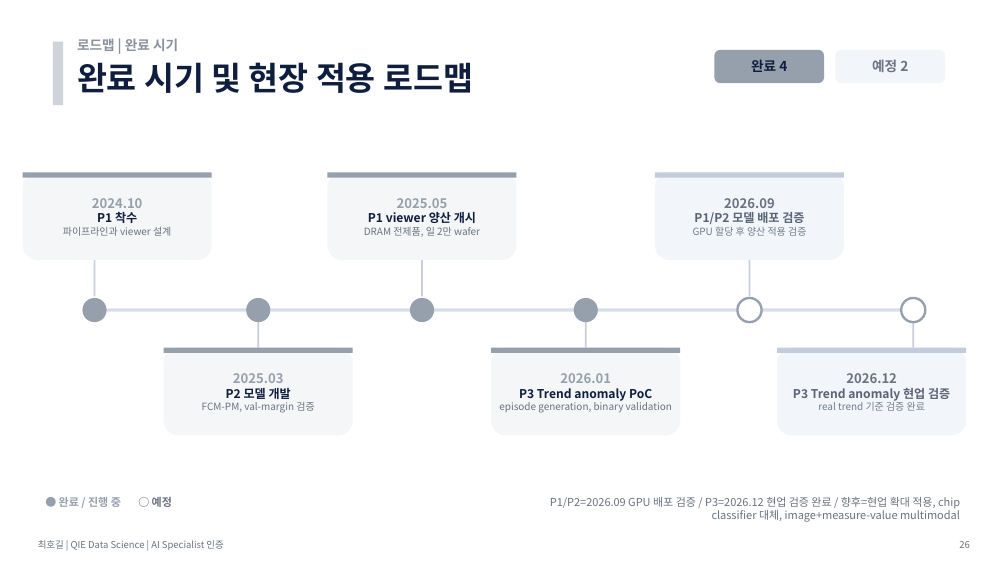
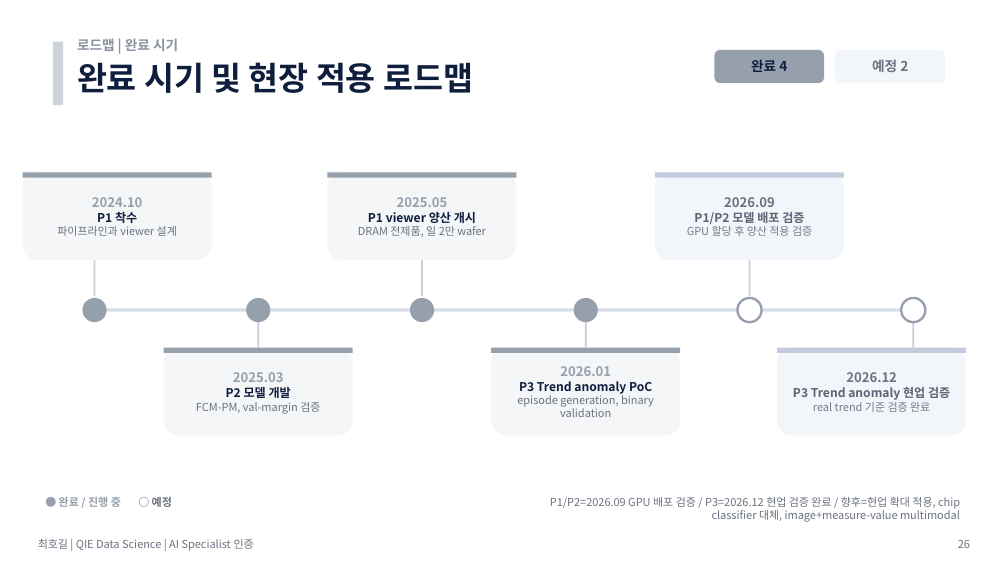
Before and after one commit to hogil/fbm_paper, a slide deck: slide 26 of recommendation/presentation/'26년 AI Specialist 면점 심사 자료_메모리사업부_최호길.pptx. Drawn at 1008x567 pixels with LibreOffice and Linux fonts; fonts in the diff are those of the drawing. Boxes give left, top, right and bottom in pixels: in the first picture for what was removed or moved away, otherwise in the second. Text is boxed around its words. In the diff, an @@ line names an element or a change of style, - is before the commit and + after.

Commit message:
Deduplicate AI specialist deck metrics

```diff
--- a/recommendation/presentation/'26년 AI Specialist 면점 심사 자료_메모리사업부_최호길.pptx
+++ b/recommendation/presentation/'26년 AI Specialist 면점 심사 자료_메모리사업부_최호길.pptx
@@ text at bbox=[57, 226, 177, 236]: size 9.5 to 10.5 pt in "파이프라인과 viewer 설계" @@
@@ text at bbox=[358, 226, 486, 237]: size 9.5 to 10.5 pt in "DRAM 전제품, 일 2만 wafer" @@
@@ text at bbox=[687, 226, 812, 236]: size 9.5 to 10.5 pt in "GPU 할당 후 양산 적용 검증" @@
@@ text at bbox=[196, 402, 320, 414]: size 9.5 to 10.5 pt in "FCM-PM, val-margin 검증" @@
@@ text at bbox=[517, 393, 654, 417]: size 9.5 to 10.5 pt in "episode generation, binary validation" @@
@@ text at bbox=[813, 399, 930, 412]: size 9.5 to 10.5 pt in "real trend 기준 검증 완료" @@
@@ text "최호길 | QIE Data Science ..." at bbox=[38, 539, 254, 551]: size 9 to 10.5 pt @@
@@ text "26" at bbox=[958, 540, 970, 548]: size 9 to 10.5 pt @@
```
Also in this commit, not shown: 25 other slides changed, 2 other files.
